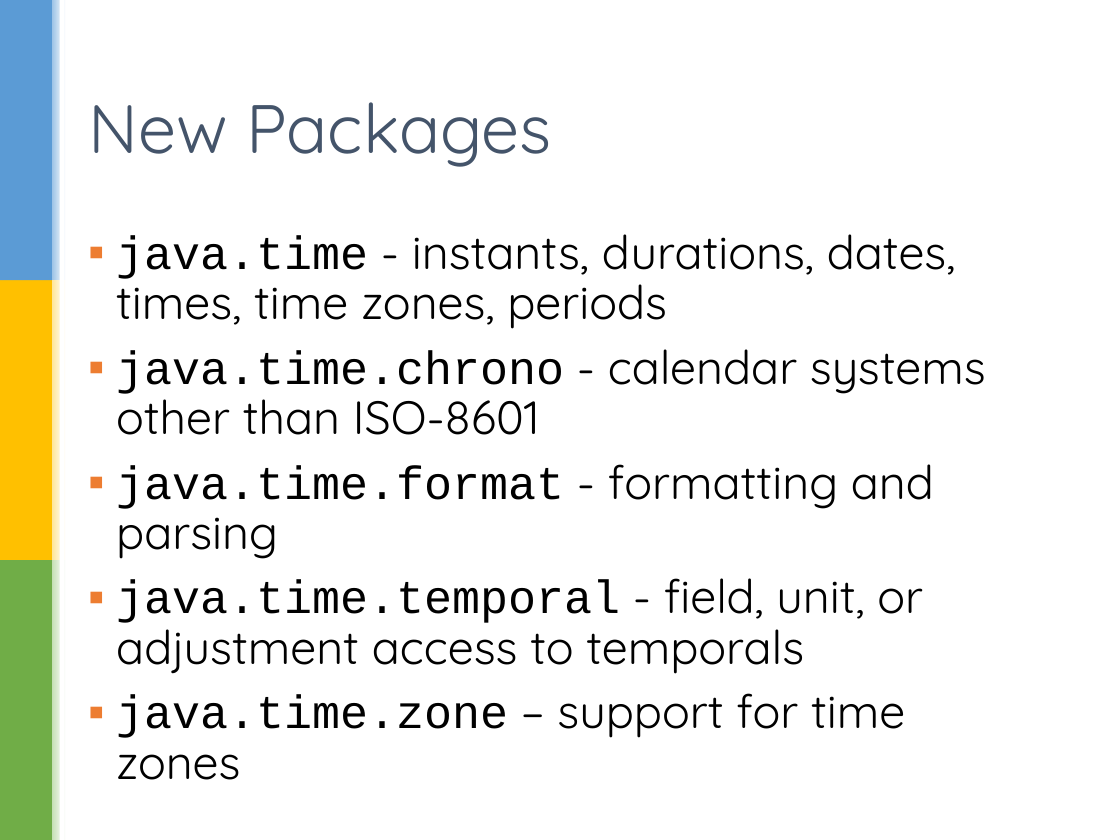
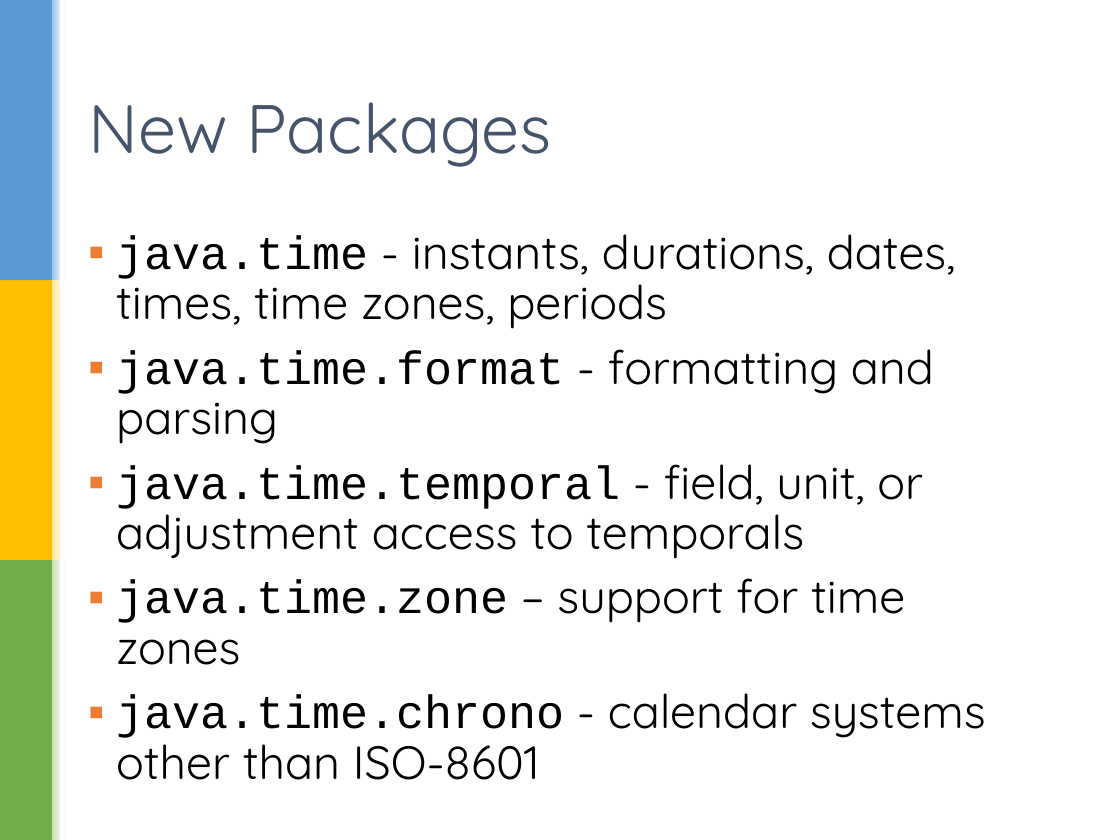
Before and after one commit to sualeh/make-a-date, a slide deck: slide 32 of Java 8 Date and Time API.pptx. Drawn at 1120x840 pixels with LibreOffice and Linux fonts; fonts in the diff are those of the drawing; background and template pictures are left out. Boxes give left, top, right and bottom in pixels: in the first picture for what was removed or moved away, otherwise in the second. Text is boxed around its words. In the diff, an @@ line names an element or a change of style, - is before the commit and + after.

```diff
--- a/Java 8 Date and Time API.pptx
+++ b/Java 8 Date and Time API.pptx
@@ text at bbox=[116, 349, 986, 435]: paragraph removed @@
-▪ java.time.chrono - calendar systems other than ISO-8601
@@ text at bbox=[116, 693, 986, 780]: paragraph added @@
+▪ java.time.chrono - calendar systems other than ISO-8601
```
Also in this commit, not shown: 23 other slides changed.
